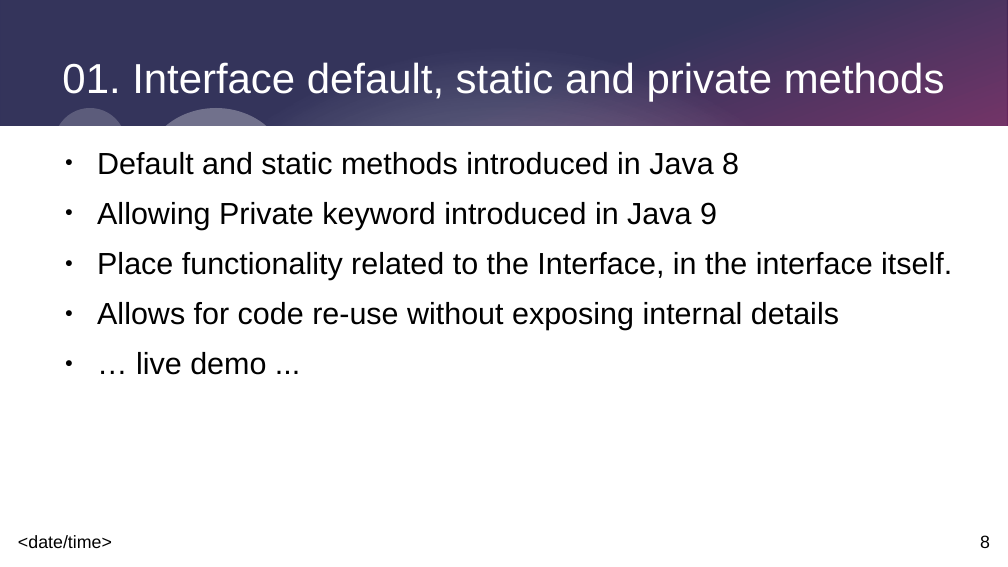
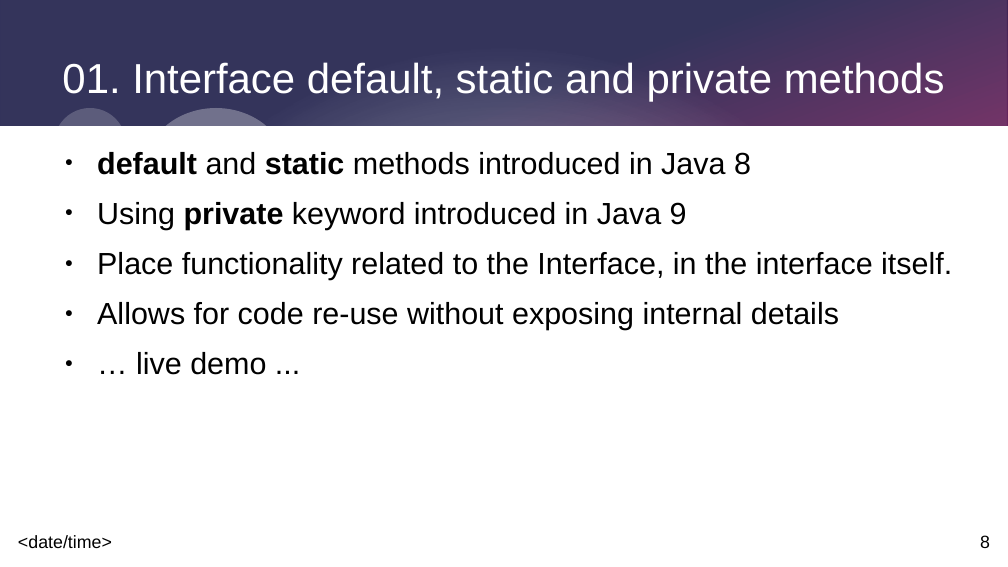
Before and after one commit to johnnyegel/Talk_JavaLatestAndGreatest, a slide deck: slide 8 of Presentation/JavaLatestAndGreatest.odp. Drawn at 1008x567 pixels with LibreOffice and Linux fonts; fonts in the diff are those of the drawing. Boxes give left, top, right and bottom in pixels: in the first picture for what was removed or moved away, otherwise in the second. Text is boxed around its words. In the diff, an @@ line names an element or a change of style, - is before the commit and + after.

```diff
--- a/Presentation/JavaLatestAndGreatest.odp
+++ b/Presentation/JavaLatestAndGreatest.odp
@@ text at bbox=[97, 152, 751, 230]: text changed @@
-● Default and static methods introduced in Java 8
-● Allowing Private keyword introduced in Java 9
+● default and static methods introduced in Java 8
+● Using private keyword introduced in Java 9
```
Also in this commit, not shown: 6 other slides changed, 3 other files.
